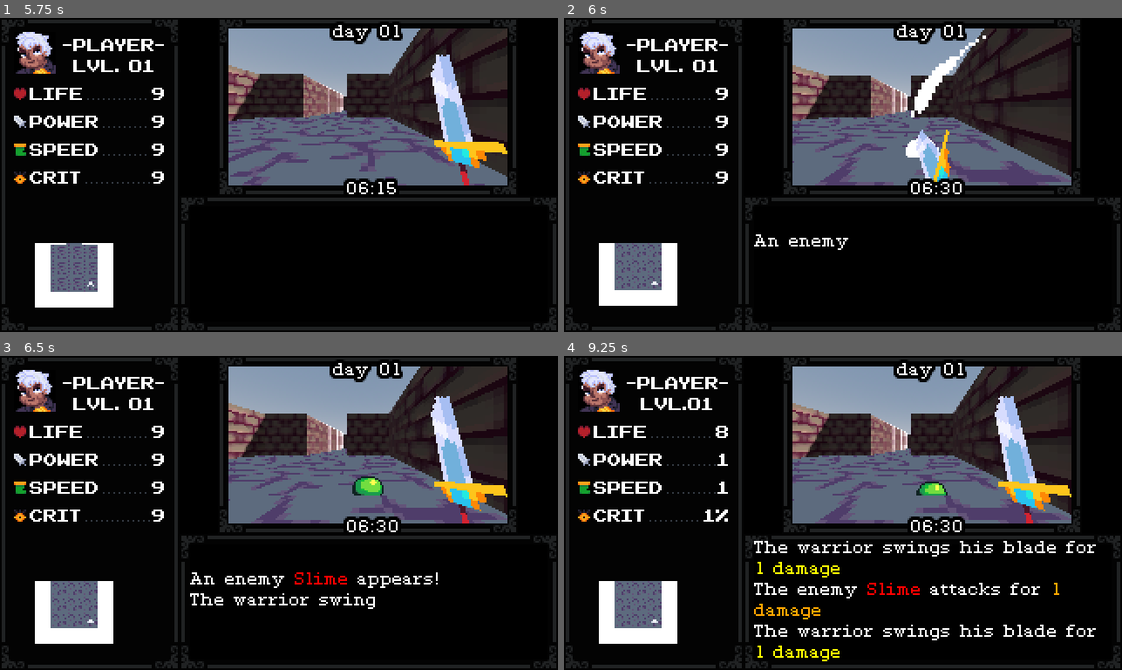
Above: before the commit, frames 1-4 (two rows, left to right).
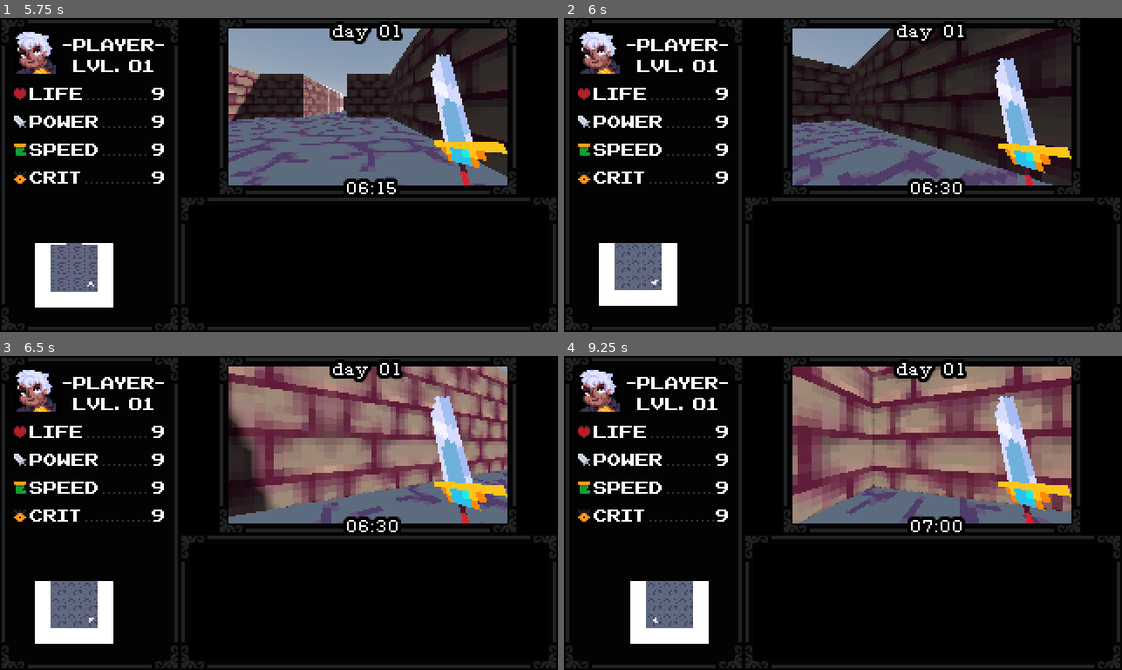
Above: after the commit, the same moments.

Repository: wholstenholmef/Tesis2025RPG
Game: Godot game, scene res://Main/World/World.tscn
Same seed, same stepped clock (60 frames per second), same inputs: the game is played once before the commit and once after it.
Inputs:
- Up to frame 1 (5.75 s): tap Enter at 0.5 s; hold D (right) 0.53-1.28 s; tap Space (attack) every 0.75 s from 0.6 to 5.1 s; hold S (back) 1.28-2.03 s; hold D (right) 2.03-2.78 s; hold W (forward) 2.78-3.53 s; hold A (left) 3.53-5.03 s; hold S (back) from 5.03 s (still down)
- Up to frame 2 (6 s): release S (back) at 5.78 s; hold D (right) from 5.78 s (still down); tap Space (attack) at 5.85 s
- Up to frame 3 (6.5 s): keep holding D (right)
- Up to frame 4 (9.25 s): release D (right) at 6.53 s; hold W (forward) 6.53-7.28 s; tap Space (attack) every 0.75 s from 6.6 to 8.85 s; hold D (right) 7.28-8.03 s; hold S (back) 8.03-8.78 s; hold A (left) from 8.78 s (still down)

Frame 1 is identical in both runs. In frame 2, 13% of the frame differs, in the area x 15-91%, y 3-85%; in frame 3, 21%; in frame 4, 26%, in the area x 6-96%, y 3-98%.

Commit message:
musical door

Diff:
--- a/Main/Warrior/player_base.tres
+++ b/Main/Warrior/player_base.tres
@@ -7,6 +7,6 @@
 name = "Player"
 level = 1
 max_health = 9
-power = 1
+power = 1566
 speed = 1
 crit_chance = 0
--- a/Main/World/World.tscn
+++ b/Main/World/World.tscn
@@ -34,7 +34,6 @@
 
 [node name="World" type="Node"]
 script = ExtResource("1_yw74k")
-random_encounter_ratio = 50
 
 [node name="Combat" type="Node" parent="."]
 
--- /dev/null
+++ b/Main/musicDoor/door.gd
@@ -0,0 +1,44 @@
+extends StaticBody3D
+
+var piano_music_notes_path = "res://Assets/SFX/MusicNotesPiano/"
+var piano_music_notes = ["DO", "RE", "MI", "FA", "SOL", "LA", "SI"]
+var file_suffix = ".wav"
+var sequence_array = []
+var input_array = []
+var current_sequence_cursor = 0
+
+# Called when the node enters the scene tree for the first time.
+func _ready() -> void:
+	gen_sequence()
+	#for note in piano_music_notes:
+		#$NotePlayer.stream = load(str(piano_music_notes_path + note + file_suffix))
+		#$NotePlayer.play()
+		#await get_tree().create_timer(0.7).timeout
+
+func gen_sequence():
+	sequence_array = []
+	for i in 3:
+		var random_note = piano_music_notes.pick_random()
+		sequence_array.append(random_note)
+		piano_music_notes.erase(random_note)
+	print("la secuencia es: " + str(sequence_array))
+
+func get_sequence():
+	return sequence_array
+
+func _on_music_instrument_note_played(note) -> void:
+	if input_array.size() >= 3:
+		input_array.remove_at(0)
+
+	#if current_sequence_cursor < 3:
+		#if note == sequence_array[current_sequence_cursor]:
+			#current_sequence_cursor += 1
+		#else: current_sequence_cursor = 0
+	#if current_sequence_cursor >= 3:
+		#print("Ganaste!!!!!!!!")
+
+	if input_array == sequence_array:
+		print("wowzas!!!")
+
+	input_array.append(note)
+	print(input_array)
--- /dev/null
+++ b/Main/musicDoor/door.tscn
@@ -0,0 +1,175 @@
+[gd_scene load_steps=12 format=3 uid="uid://dxjg3fww3e167"]
+
+[ext_resource type="Script" path="res://Main/musicDoor/door.gd" id="1_88hds"]
+[ext_resource type="PackedScene" uid="uid://psjlt8orfel8" path="res://Assets/Geometry/brickWall/wall_brick.glb" id="2_86j2r"]
+[ext_resource type="Texture2D" uid="uid://cho3h1q1rdqc4" path="res://Assets/Particles/smoke1.png" id="3_1w1se"]
+
+[sub_resource type="Animation" id="Animation_dtq6l"]
+length = 0.001
+tracks/0/type = "value"
+tracks/0/imported = false
+tracks/0/enabled = true
+tracks/0/path = NodePath("DoorR:position:x")
+tracks/0/interp = 1
+tracks/0/loop_wrap = true
+tracks/0/keys = {
+"times": PackedFloat32Array(0),
+"transitions": PackedFloat32Array(1),
+"update": 1,
+"values": [1.0]
+}
+tracks/1/type = "value"
+tracks/1/imported = false
+tracks/1/enabled = true
+tracks/1/path = NodePath("DoorL:position:x")
+tracks/1/interp = 1
+tracks/1/loop_wrap = true
+tracks/1/keys = {
+"times": PackedFloat32Array(0),
+"transitions": PackedFloat32Array(1),
+"update": 1,
+"values": [-1.0]
+}
+tracks/2/type = "value"
+tracks/2/imported = false
+tracks/2/enabled = true
+tracks/2/path = NodePath("CollisionShape3D:disabled")
+tracks/2/interp = 1
+tracks/2/loop_wrap = true
+tracks/2/keys = {
+"times": PackedFloat32Array(0),
+"transitions": PackedFloat32Array(1),
+"update": 1,
+"values": [false]
+}
+tracks/3/type = "value"
+tracks/3/imported = false
+tracks/3/enabled = true
+tracks/3/path = NodePath("CPUParticles3D:emitting")
+tracks/3/interp = 1
+tracks/3/loop_wrap = true
+tracks/3/keys = {
+"times": PackedFloat32Array(0),
+"transitions": PackedFloat32Array(1),
+"update": 1,
+"values": [false]
+}
+
+[sub_resource type="Animation" id="Animation_70o8c"]
+resource_name = "open"
+tracks/0/type = "value"
+tracks/0/imported = false
+tracks/0/enabled = true
+tracks/0/path = NodePath("DoorR:position:x")
+tracks/0/interp = 1
+tracks/0/loop_wrap = true
+tracks/0/keys = {
+"times": PackedFloat32Array(0, 1),
+"transitions": PackedFloat32Array(4.59479, 1),
+"update": 0,
+"values": [1.0, 2.0]
+}
+tracks/1/type = "value"
+tracks/1/imported = false
+tracks/1/enabled = true
+tracks/1/path = NodePath("DoorL:position:x")
+tracks/1/interp = 1
+tracks/1/loop_wrap = true
+tracks/1/keys = {
+"times": PackedFloat32Array(0, 1),
+"transitions": PackedFloat32Array(4.59479, 1),
+"update": 0,
+"values": [-1.0, -2.0]
+}
+tracks/2/type = "value"
+tracks/2/imported = false
+tracks/2/enabled = true
+tracks/2/path = NodePath("CollisionShape3D:disabled")
+tracks/2/interp = 1
+tracks/2/loop_wrap = true
+tracks/2/keys = {
+"times": PackedFloat32Array(0, 1),
+"transitions": PackedFloat32Array(1, 1),
+"update": 1,
+"values": [false, true]
+}
+tracks/3/type = "value"
+tracks/3/imported = false
+tracks/3/enabled = true
+tracks/3/path = NodePath("CPUParticles3D:emitting")
+tracks/3/interp = 1
+tracks/3/loop_wrap = true
+tracks/3/keys = {
+"times": PackedFloat32Array(0.4),
+"transitions": PackedFloat32Array(1),
+"update": 1,
+"values": [true]
+}
+
+[sub_resource type="AnimationLibrary" id="AnimationLibrary_vd3yy"]
+_data = {
+"RESET": SubResource("Animation_dtq6l"),
+"open": SubResource("Animation_70o8c")
+}
+
+[sub_resource type="BoxShape3D" id="BoxShape3D_cjgf0"]
+size = Vector3(2, 2, 1)
+
+[sub_resource type="StandardMaterial3D" id="StandardMaterial3D_ufsm7"]
+transparency = 1
+shading_mode = 0
+vertex_color_use_as_albedo = true
+albedo_texture = ExtResource("3_1w1se")
+billboard_mode = 3
+billboard_keep_scale = true
+particles_anim_h_frames = 1
+particles_anim_v_frames = 1
+particles_anim_loop = false
+
+[sub_resource type="PlaneMesh" id="PlaneMesh_0jl54"]
+material = SubResource("StandardMaterial3D_ufsm7")
+orientation = 2
+
+[sub_resource type="Curve" id="Curve_k37or"]
+_data = [Vector2(0, 0), 0.0, 0.0, 0, 0, Vector2(0.191011, 0.450549), 0.0, 0.0, 0, 0, Vector2(0.432584, 0.32967), 0.0, 0.0, 0, 0]
+point_count = 3
+
+[sub_resource type="Gradient" id="Gradient_oxcx3"]
+offsets = PackedFloat32Array(0, 0.713333, 1)
+colors = PackedColorArray(1, 1, 1, 1, 0.368627, 0.368627, 0.368627, 1, 0.114897, 0.114897, 0.114897, 0)
+
+[node name="Door" type="StaticBody3D"]
+script = ExtResource("1_88hds")
+
+[node name="AnimationPlayer" type="AnimationPlayer" parent="."]
+libraries = {
+"": SubResource("AnimationLibrary_vd3yy")
+}
+
+[node name="DoorR" parent="." instance=ExtResource("2_86j2r")]
+transform = Transform3D(1, 0, 0, 0, 1, 0, 0, 0, 0.5, 1, 0, 0)
+
+[node name="DoorL" parent="." instance=ExtResource("2_86j2r")]
+transform = Transform3D(1, 0, 0, 0, 1, 0, 0, 0, 0.5, -1, 0, 0)
+
+[node name="CollisionShape3D" type="CollisionShape3D" parent="."]
+shape = SubResource("BoxShape3D_cjgf0")
+
+[node name="CPUParticles3D" type="CPUParticles3D" parent="."]
+transform = Transform3D(1, 0, 0, 0, 1, 0, 0, 0, 1, 0, -1.52738, 0)
+emitting = false
+lifetime = 1.23
+one_shot = true
+explosiveness = 1.0
+lifetime_randomness = 0.65
+mesh = SubResource("PlaneMesh_0jl54")
+direction = Vector3(0, 1, 0)
+gravity = Vector3(0, 1.5, 0)
+initial_velocity_min = 1.0
+initial_velocity_max = 3.0
+scale_amount_min = 0.7
+scale_amount_max = 1.3
+scale_amount_curve = SubResource("Curve_k37or")
+color_ramp = SubResource("Gradient_oxcx3")
+
+[node name="NotePlayer" type="AudioStreamPlayer3D" parent="."]
--- /dev/null
+++ b/Main/musicDoor/test_music.tscn
@@ -0,0 +1,18 @@
+[gd_scene load_steps=3 format=3 uid="uid://dl6b2ty7bb022"]
+
+[ext_resource type="PackedScene" uid="uid://dxjg3fww3e167" path="res://Main/musicDoor/door.tscn" id="1_4fobm"]
+[ext_resource type="Script" path="res://music_instrument.gd" id="2_tduvn"]
+
+[node name="testMusic" type="Node3D"]
+
+[node name="Door" parent="." instance=ExtResource("1_4fobm")]
+
+[node name="Camera3D" type="Camera3D" parent="."]
+transform = Transform3D(1, 0, 0, 0, 1, 0, 0, 0, 1, 0, 0, 2.67816)
+
+[node name="musicInstrument" type="Node3D" parent="."]
+script = ExtResource("2_tduvn")
+
+[node name="musicInstrumentPlayer" type="AudioStreamPlayer3D" parent="musicInstrument"]
+
+[connection signal="note_played" from="musicInstrument" to="Door" method="_on_music_instrument_note_played"]
--- /dev/null
+++ b/music_instrument.gd
@@ -0,0 +1,39 @@
+extends Node3D
+
+var piano_music_notes_path = "res://Assets/SFX/MusicNotesPiano/"
+var piano_music_notes = ["DO", "RE", "MI", "FA", "SOL", "LA", "SI"]
+var file_suffix = ".wav"
+
+var note1
+var note2
+var note3
+var current_notes := []
+
+signal note_played
+
+
+func _ready() -> void:
+	await get_tree().create_timer(1).timeout
+	current_notes = get_parent().get_node("Door").get_sequence()
+	#current_notes.shuffle()
+
+	note1 = load(str(piano_music_notes_path + current_notes[0] + file_suffix))
+	note2 = load(str(piano_music_notes_path + current_notes[1] + file_suffix))
+	note3 = load(str(piano_music_notes_path + current_notes[2] + file_suffix))
+
+func _process(delta: float) -> void:
+	if Input.is_action_just_pressed("left"):
+		if current_notes.is_empty(): return
+		note_played.emit(current_notes[0])
+		$musicInstrumentPlayer.stream = note1
+		$musicInstrumentPlayer.play()
+	if Input.is_action_just_pressed("forward"):
+		if current_notes.is_empty(): return
+		note_played.emit(current_notes[1])
+		$musicInstrumentPlayer.stream = note2
+		$musicInstrumentPlayer.play()
+	if Input.is_action_just_pressed("right"):
+		if current_notes.is_empty(): return
+		note_played.emit(current_notes[2])
+		$musicInstrumentPlayer.stream = note3
+		$musicInstrumentPlayer.play()
Binary file added: Assets/Particles/smoke1.png
Not shown, added: Assets/Particles/smoke1.png.import
Not shown, added: Assets/SFX/MusicNotesPiano/DO.wav.import
Not shown, added: Assets/SFX/MusicNotesPiano/FA.wav.import
Not shown, added: Assets/SFX/MusicNotesPiano/LA.wav.import
Not shown, added: Assets/SFX/MusicNotesPiano/MI.wav.import
Not shown, added: Assets/SFX/MusicNotesPiano/RE.wav.import
Not shown, added: Assets/SFX/MusicNotesPiano/SI.wav.import
Not shown, added: Assets/SFX/MusicNotesPiano/SOL.wav.import
Not shown: 6 places in dungeon_gridmap.tres that only renumber resources
Not shown, added: Assets/SFX/MusicNotesPiano/DO.wav
Not shown, added: Assets/SFX/MusicNotesPiano/FA.wav
(and 5 more such lines)
